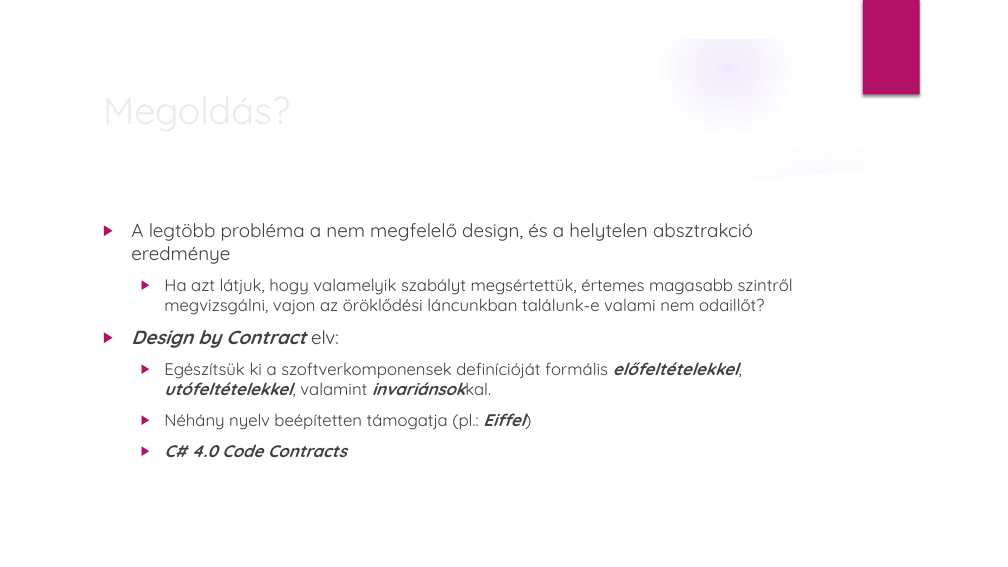
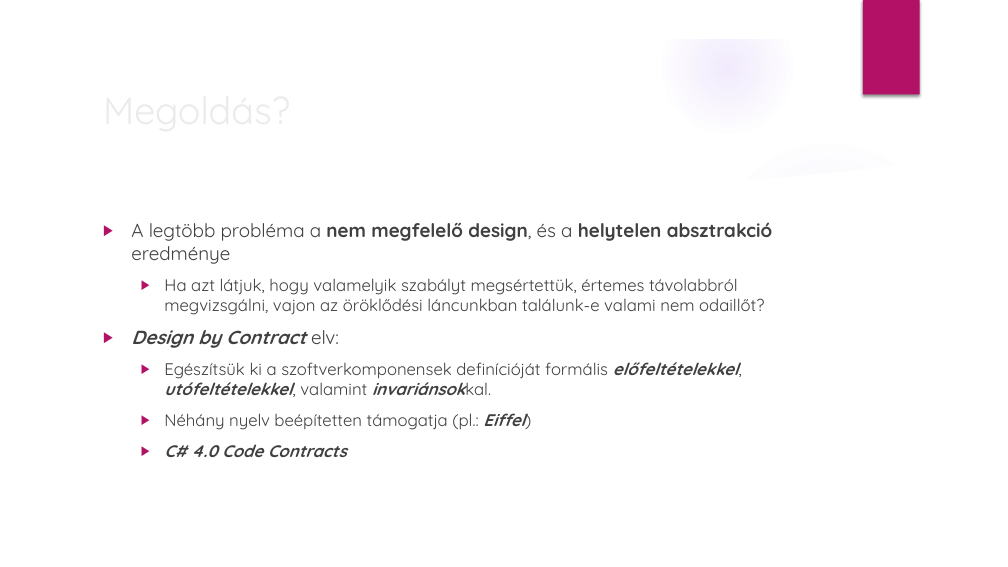
Before and after one commit to ntamas92/LiskovPresentation, a slide deck: slide 6 of Presentation.pptx. Drawn at 1008x567 pixels with LibreOffice and Linux fonts; fonts in the diff are those of the drawing; background and template pictures are left out. Boxes give left, top, right and bottom in pixels: in the first picture for what was removed or moved away, otherwise in the second. Text is boxed around its words. In the diff, an @@ line names an element or a change of style, - is before the commit and + after.

Commit message:
Extended Presentation

```diff
--- a/Presentation.pptx
+++ b/Presentation.pptx
@@ text at (131,222,772,264): bold on in "nem megfelelő design, helytelen absztrakció" @@
@@ text at (164,278,764,315): text changed @@
-  ▶ Ha azt látjuk, hogy valamelyik szabályt megsértettük, értemes magasabb szintről megvizsgálni, vajon az öröklődési láncunkban találunk-e valami nem odaillőt?
+  ▶ Ha azt látjuk, hogy valamelyik szabályt megsértettük, értemes távolabbról megvizsgálni, vajon az öröklődési láncunkban találunk-e valami nem odaillőt?
```
